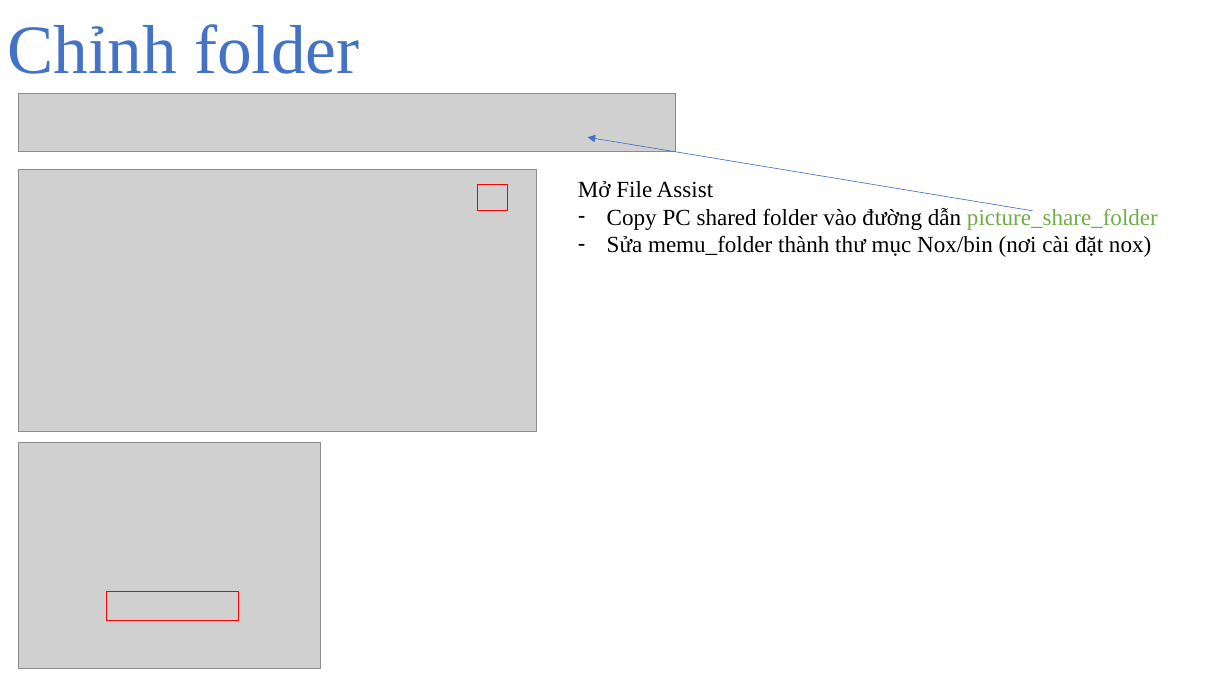
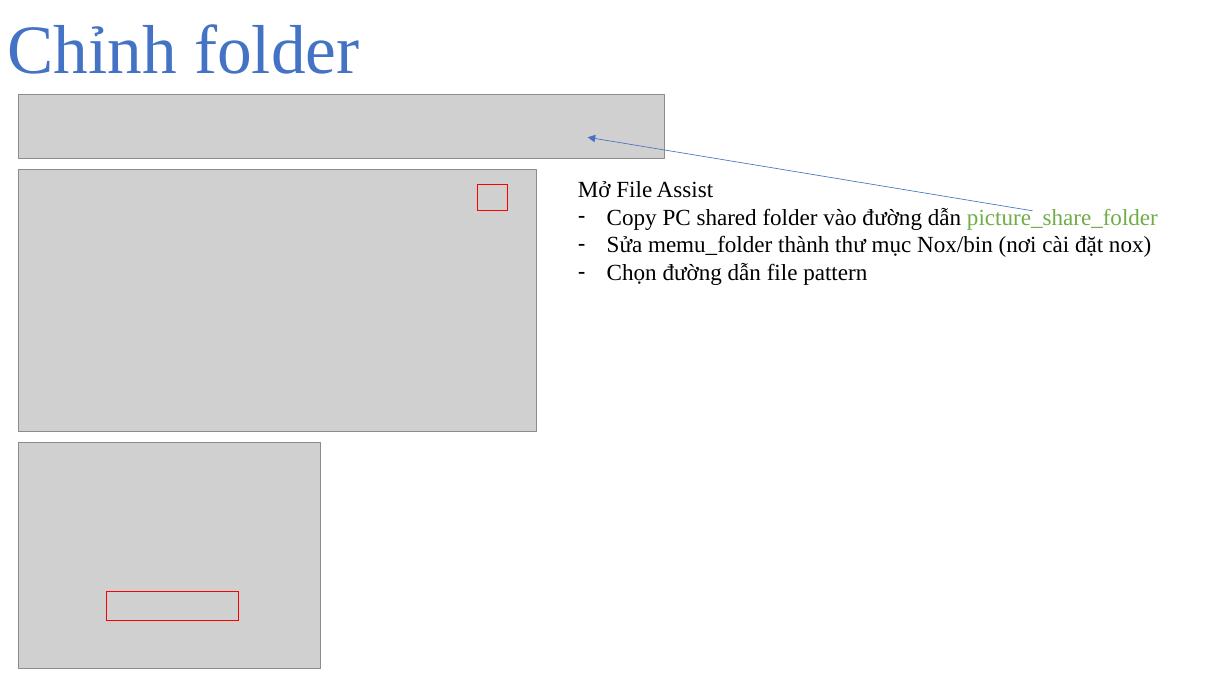
Before and after one commit to fxanhkhoa/AutoGame, a slide deck: slide 1 of UserManual/huongdan.pptx. Drawn at 1232x693 pixels with LibreOffice and Linux fonts; fonts in the diff are those of the drawing; grey boxes stand for pictures. Boxes give left, top, right and bottom in pixels: in the first picture for what was removed or moved away, otherwise in the second. Text is boxed around its words. In the diff, an @@ line names an element or a change of style, - is before the commit and + after.

```diff
--- a/UserManual/huongdan.pptx
+++ b/UserManual/huongdan.pptx
@@ picture: place and size @@
-picture at box(18, 93, 676, 152)
+picture at box(18, 94, 665, 159)
@@ text at box(607, 263, 867, 285): paragraph added @@
+– Chọn đường dẫn file pattern
```
Also in this commit, not shown: 1 other slide changed, 1 slide added, 1 slide removed, 31 other files.
